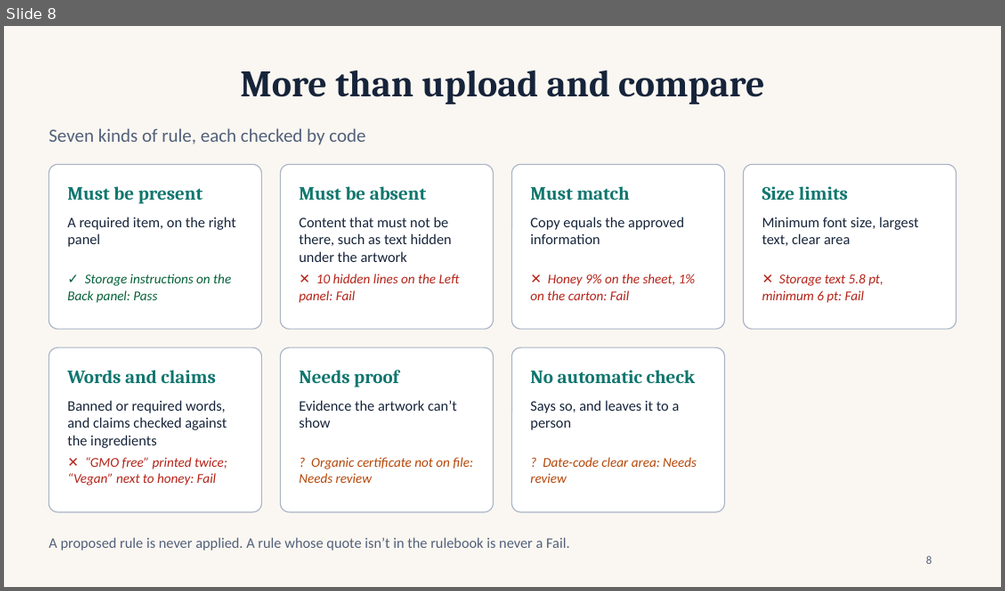
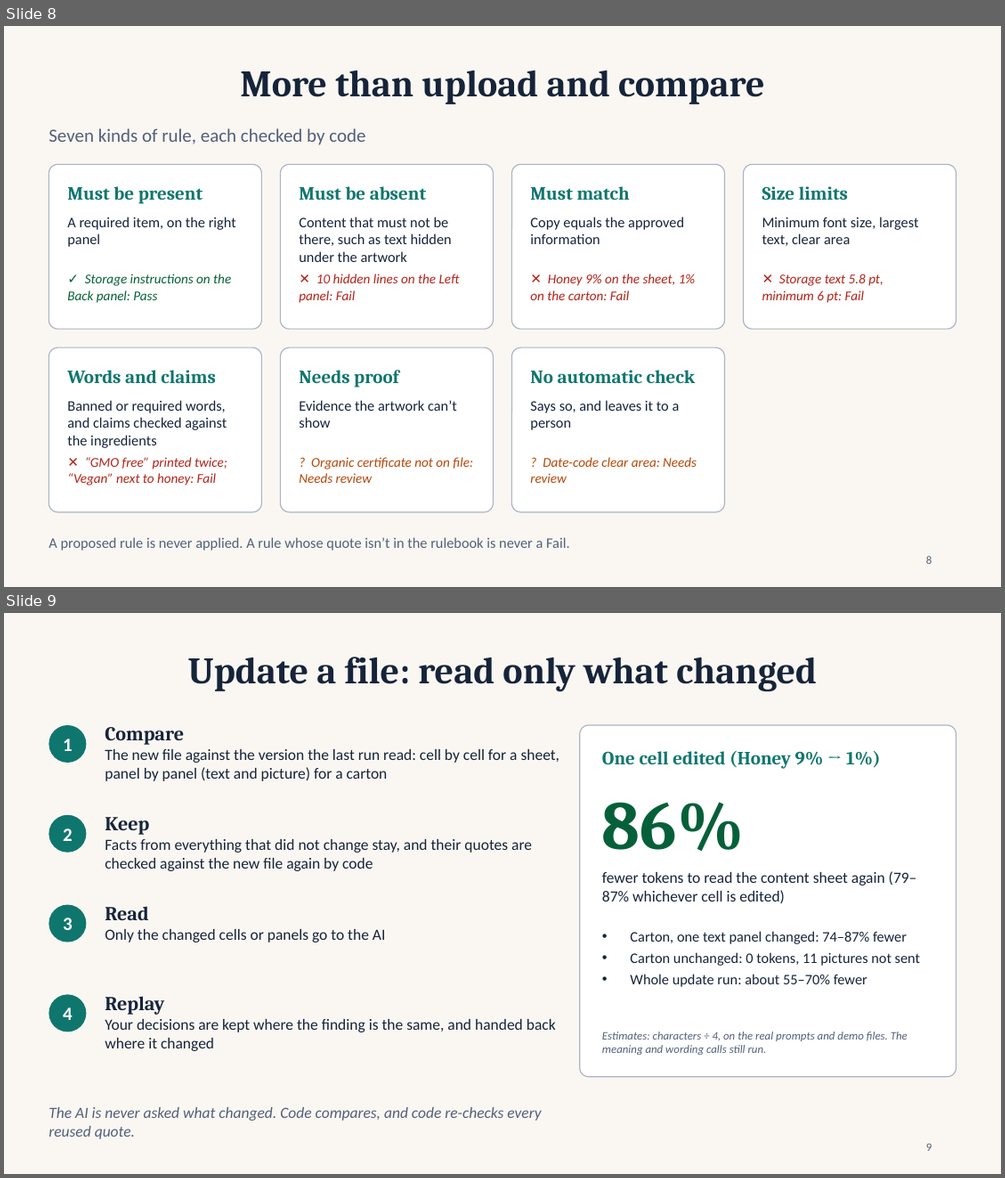
Before and after one commit to sogalabhi/esko, a slide deck: docs/deck/BriefForge.pptx. Shown one above the other, each under a label of ours: slide 8 before the commit, slides 8 and 9 after it. The pictures are 1005x591 and 1005x1178 pixels, drawn with LibreOffice and Linux fonts; fonts in the diff are those of the drawing. Boxes give left, top, right and bottom in pixels: in the first picture for what was removed or moved away, otherwise in the second. Text is boxed around its words. In the diff, an @@ line names an element or a change of style, - is before the commit and + after.

Commit message:
docs: deck slides on updating a file, version history and token savings
Three new slides (pptx and pdf), measured numbers, screenshot; plan and slide content in PHASES and PPT_CONTENT.

```diff
--- a/docs/deck/BriefForge.pptx
+++ b/docs/deck/BriefForge.pptx
@@ slide 9 added at box(4, 613, 1001, 1174), background #FAF7F2 @@
@@ title added at box(188, 657, 817, 692), 36 pt, text #16243A, bold @@
+Update a file: read only what changed
@@ ellipse added at box(48, 725, 86, 763), fill #0F766E @@
@@ text added at box(63, 738, 73, 751), 18 pt, text #FFFFFF, bold @@
+1
@@ text added at box(105, 727, 560, 781), 15 pt, text #16243A @@
+Compare
+The new file against the version the last run read: cell by cell for a sheet, panel by panel (text and picture) for a carton
@@ rounded rectangle added at box(580, 725, 956, 1077), fill #FFFFFF, outline #A9B4C6 1 pt @@
@@ text added at box(602, 751, 881, 769), 18 pt, text #0F766E, bold @@
+One cell edited (Honey 9% → 1%)
@@ ellipse added at box(48, 815, 86, 852), fill #0F766E @@
@@ text added at box(105, 817, 532, 871), 15 pt, text #16243A @@
+Keep
+Facts from everything that did not change stay, and their quotes are checked against the new file again by code
@@ text added at box(602, 802, 744, 851), 66 pt, text #05603A, bold @@
+86%
@@ text added at box(63, 828, 73, 841), 18 pt, text #FFFFFF, bold @@
+2
@@ text added at box(602, 871, 917, 903), 15 pt, text #16243A @@
+fewer tokens to read the content sheet again (79–87% whichever cell is edited)
@@ ellipse added at box(48, 905, 86, 942), fill #0F766E @@
@@ text added at box(105, 906, 386, 942), 15 pt, text #16243A @@
+Read
+Only the changed cells or panels go to the AI
@@ text added at box(63, 917, 73, 930), 18 pt, text #FFFFFF, bold @@
+3
@@ text added at box(630, 931, 920, 987), 14 pt, text #16243A @@
+• Carton, one text panel changed: 74–87% fewer
+• Carton unchanged: 0 tokens, 11 pictures not sent
+• Whole update run: about 55–70% fewer
@@ ellipse added at box(48, 995, 86, 1032), fill #0F766E @@
@@ text added at box(63, 1007, 73, 1020), 18 pt, text #FFFFFF, bold @@
+4
@@ text added at box(105, 996, 556, 1051), 15 pt, text #16243A @@
+Replay
+Your decisions are kept where the finding is the same, and handed back where it changed
@@ text added at box(602, 1031, 907, 1054), 11 pt, text #52607A, italic @@
+Estimates: characters ÷ 4, on the real prompts and demo files. The meaning and wording calls still run.
@@ text added at box(48, 1107, 541, 1139), 15 pt, text #52607A, italic @@
+The AI is never asked what changed. Code compares, and code re-checks every reused quote.
@@ page number added at box(926, 1143, 931, 1151), 11 pt, text #52607A @@
+9
```
Also in this commit, not shown: 3 slides changed, 5 other slides added, 6 other files.
